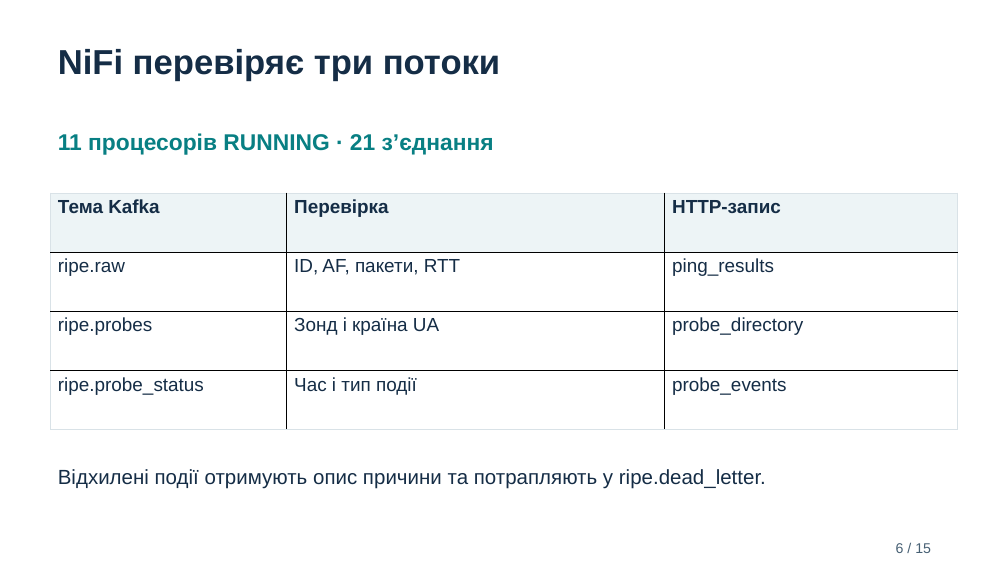
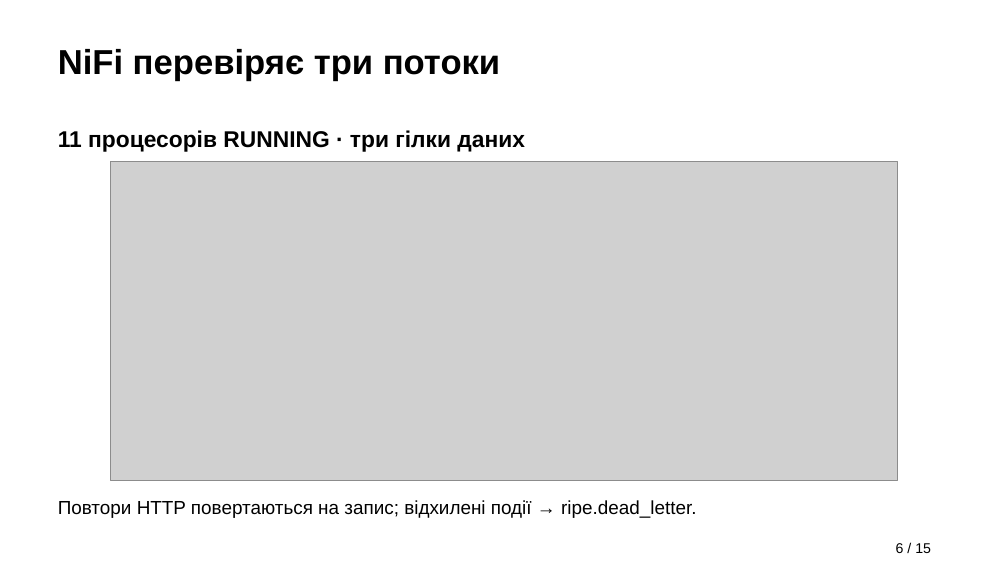
Before and after one commit to uneavk/ripe-atlas-monitoring, a slide deck: slide 6 of artifacts/handin/RIPE_Atlas_Defense.pptx. Drawn at 1008x567 pixels with LibreOffice and Linux fonts; fonts in the diff are those of the drawing; grey boxes stand for pictures. Boxes give left, top, right and bottom in pixels: in the first picture for what was removed or moved away, otherwise in the second. Text is boxed around its words. In the diff, an @@ line names an element or a change of style, - is before the commit and + after.

```diff
--- a/artifacts/handin/RIPE_Atlas_Defense.pptx
+++ b/artifacts/handin/RIPE_Atlas_Defense.pptx
@@ text "NiFi перевіряє три потоки" at box(58, 49, 500, 81): text colour #152D46 to #000000 @@
@@ text at box(58, 130, 525, 152): text changed; text colour #087F83 to #000000 @@
-11 процесорів RUNNING · 21 з’єднання
+11 процесорів RUNNING · три гілки даних
@@ picture added at box(110, 162, 898, 481) @@
@@ table removed at box(51, 193, 958, 429), 4 rows, 3 columns @@
-Тема Kafka | Перевірка | HTTP-запис
-ripe.raw | ID, AF, пакети, RTT | ping_results
-ripe.probes | Зонд і країна UA | probe_directory
-ripe.probe_status | Час і тип події | probe_events
@@ text at box(58, 500, 696, 518): text changed; size 19.5 to 18 pt; text colour #152D46 to #000000 @@
-Відхилені події отримують опис причини та потрапляють у ripe.dead_letter.
+Повтори HTTP повертаються на запис; відхилені події → ripe.dead_letter.
@@ text "6 / 15" at box(896, 543, 931, 553): text colour #476074 to #000000 @@
```
Also in this commit, not shown: 14 other slides changed, 9 other files.
